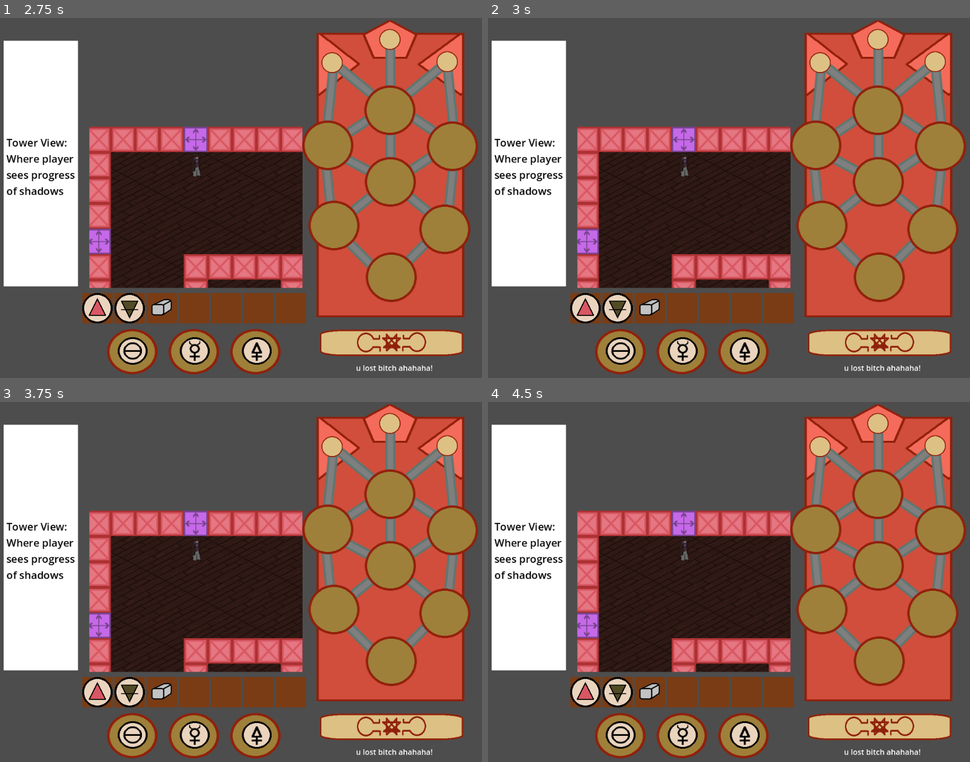
Above: before the commit, frames 1-4 (two rows, left to right).
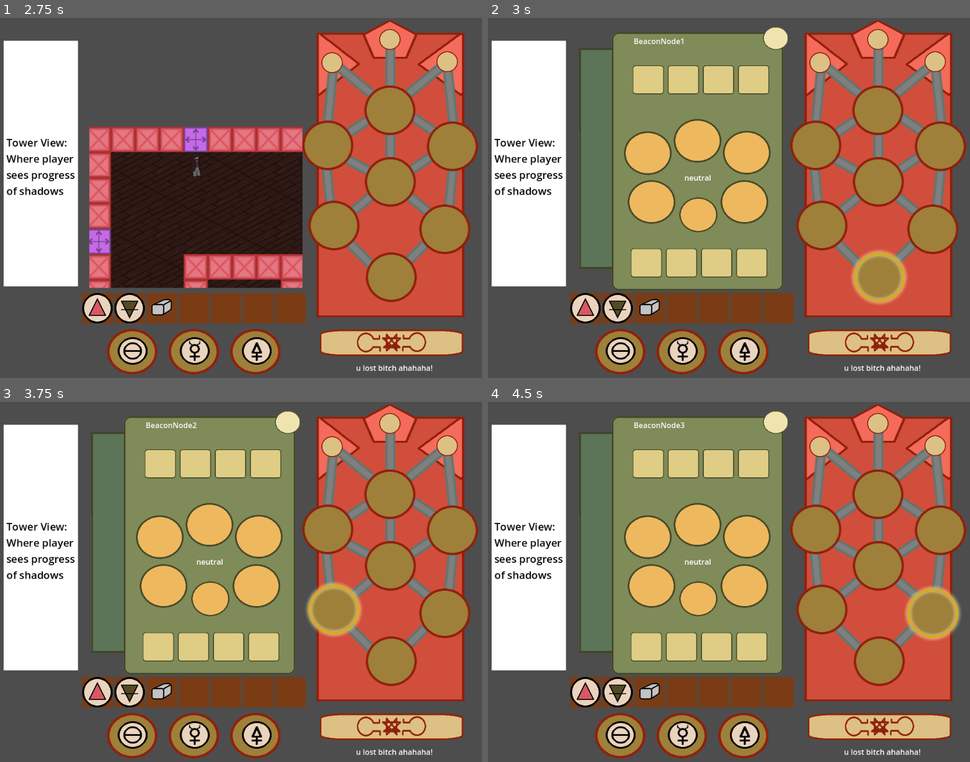
Above: after the commit, the same moments.

Repository: mccajd/Quintessential
Game: Godot game, scene res://Levels/beacon_puzzle_main.tscn
The game is run twice, just before and just after one commit, with the same random seed, the same clock (stepped at 60 frames per second) and the same inputs. The engine's default icon, where the game draws it, is replaced by a stand-in: a white triangle on a blue panel in a dark square.
Inputs (mouse positions are in pixels of both pictures, inside the frame that each line leads up to):
- Up to frame 1 (2.75 s): click (390, 342) at 0.5 s; click (390, 342) at 1.25 s; click (390, 342) at 2 s
- Up to frame 2 (3 s): tap Enter at 2.75 s; move the mouse to (878, 277) at 2.77 s; press the mouse at (878, 277) at 2.78 s
- Up to frame 3 (3.75 s): tap Space at 3.5 s; move the mouse to (332, 607) at 3.52 s; release the mouse at (332, 607) at 3.53 s; click (332, 607) at 3.6 s
- Up to frame 4 (4.5 s): tap Enter at 4.25 s; move the mouse to (931, 610) at 4.27 s; press the mouse at (931, 610) at 4.28 s

Frame 1 is identical in both runs. In frame 2, 31% of the frame differs, in the area x 18-87%, y 2-80%; in frame 3, 31%; in frame 4, 31%.

Commit message:
Fix mouse_exited issue

Diff:
--- a/Scenes/beacon_node.tscn
+++ b/Scenes/beacon_node.tscn
@@ -53,11 +53,5 @@
 position = Vector2(66, 61)
 shape = SubResource("CircleShape2D_3wxxm")
 
-[node name="SlottedItemPreview" type="TextureRect" parent="."]
-offset_left = 32.0
-offset_top = 28.0
-offset_right = 99.0
-offset_bottom = 97.0
-
 [connection signal="mouse_entered" from="." to="." method="_on_mouse_entered"]
 [connection signal="mouse_exited" from="." to="." method="_on_mouse_exited"]
